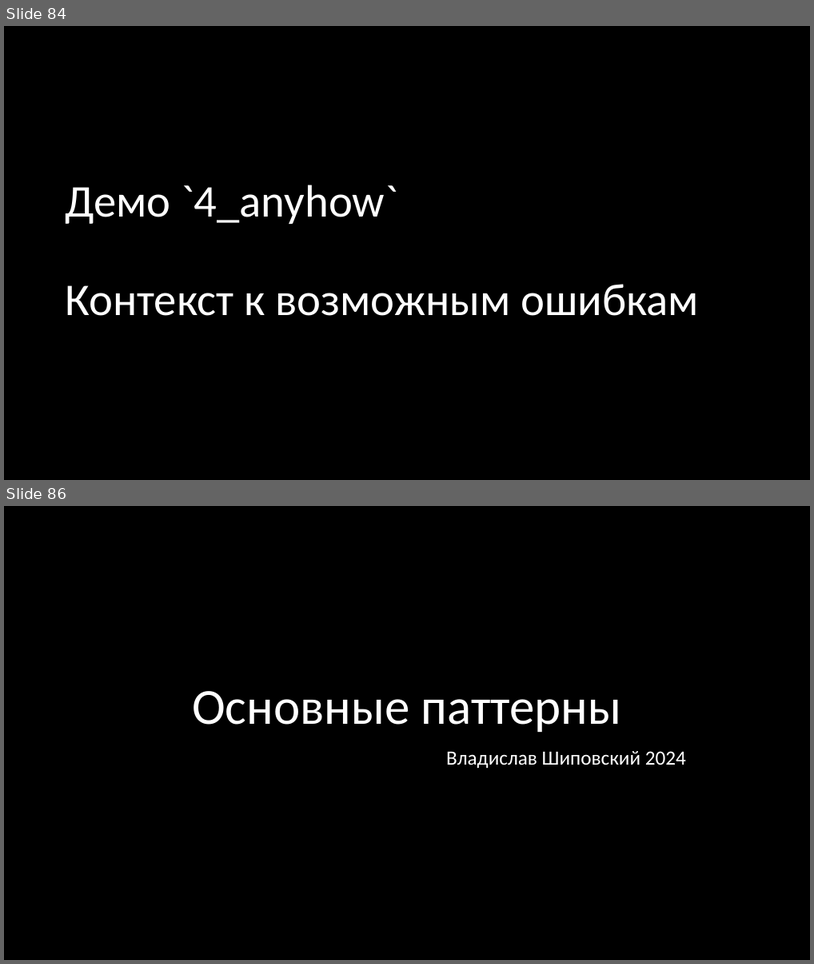
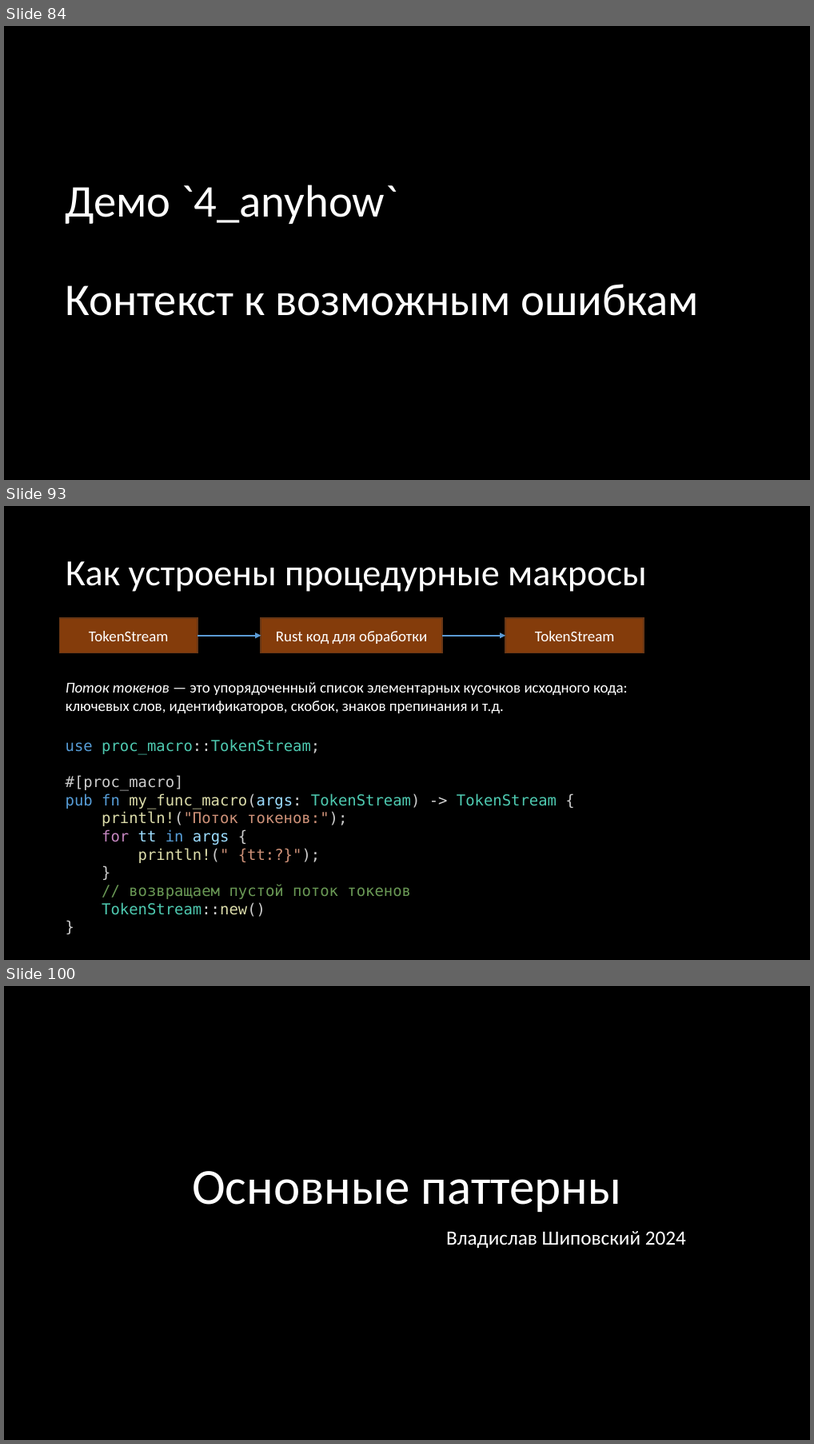
Before and after one commit to Gordon01/learn-rust, a slide deck: keynotes/Rust 2024.pptx. Shown one above the other, each under a label of ours: slides 84 and 86 before the commit, slides 84, 93 and 100 after it; the slides between them are not shown. The pictures are 814x964 and 814x1444 pixels, drawn with LibreOffice and Linux fonts; fonts in the diff are those of the drawing. Boxes give left, top, right and bottom in pixels: in the first picture for what was removed or moved away, otherwise in the second. Text is boxed around its words. In the diff, an @@ line names an element or a change of style, - is before the commit and + after.

```diff
--- a/keynotes/Rust 2024.pptx
+++ b/keynotes/Rust 2024.pptx
@@ slide 93 added at (x1=4, y1=506, x2=810, y2=960), background #000000 @@
@@ title added at (x1=66, y1=561, x2=647, y2=592), 44 pt, text #FFFFFF @@
+Как устроены процедурные макросы
@@ rectangle added at (x1=60, y1=618, x2=198, y2=653), fill #843C0B, outline #683715 1.5 pt, 18 pt, text #FFFFFF @@
+TokenStream
@@ rectangle added at (x1=261, y1=618, x2=442, y2=653), fill #843C0B, outline #683715 1.5 pt, 18 pt, text #FFFFFF @@
+Rust код для обработки
@@ rectangle added at (x1=506, y1=618, x2=645, y2=653), fill #843C0B, outline #683715 1.5 pt, 18 pt, text #FFFFFF @@
+TokenStream
@@ arrow added from (198, 636) to (261, 636), #5B9BD5 2.25 pt @@
@@ arrow added from (442, 636) to (506, 636), #5B9BD5 2.25 pt @@
@@ text added at (x1=66, y1=682, x2=628, y2=713), 18 pt, text #FFFFFF @@
+Поток токенов — это упорядоченный список элементарных кусочков исходного кода:
+ключевых слов, идентификаторов, скобок, знаков препинания и т.д.
@@ text added at (x1=66, y1=739, x2=557, y2=916), 18 pt, text #4EC9B0 @@
+use proc_macro::TokenStream;
+#[proc_macro]
+pub fn my_func_macro(args: TokenStream) -> TokenStream {
+println!("Поток токенов:");
+for tt in args {
+println!(" {tt:?}");
+}
+// возвращаем пустой поток токенов
+TokenStream::new()
+}
@@ what was slide 86 is now slide 100 @@
```
Also in this commit, not shown: 1 slide changed, 13 other slides added, 7 other files.
